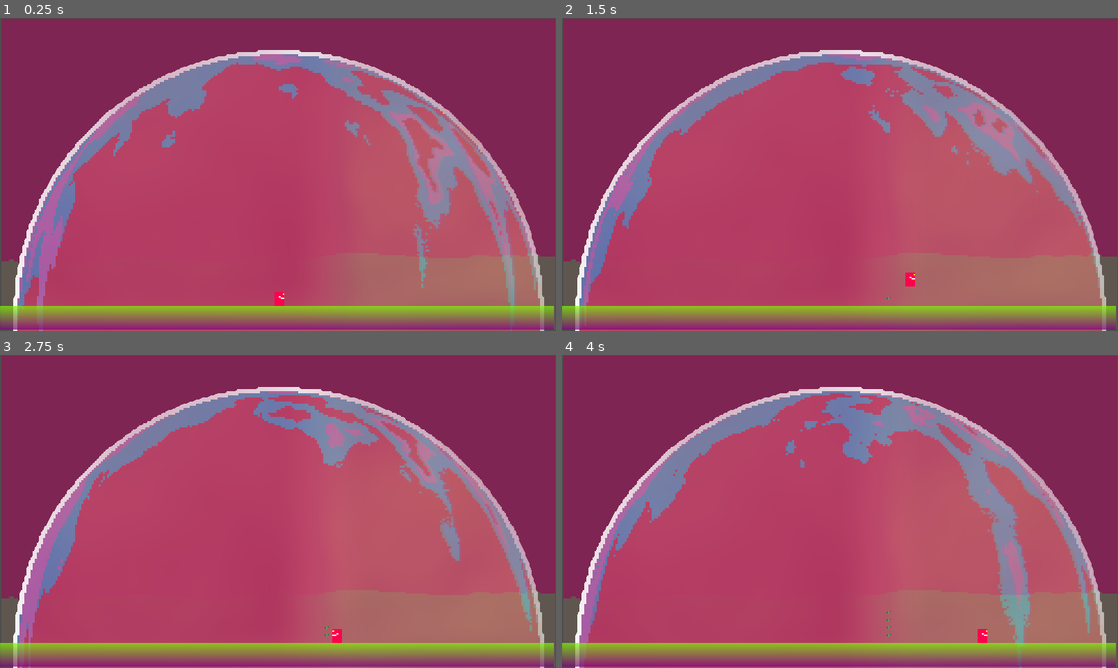
Above: before the commit, frames 1-4 (two rows, left to right).
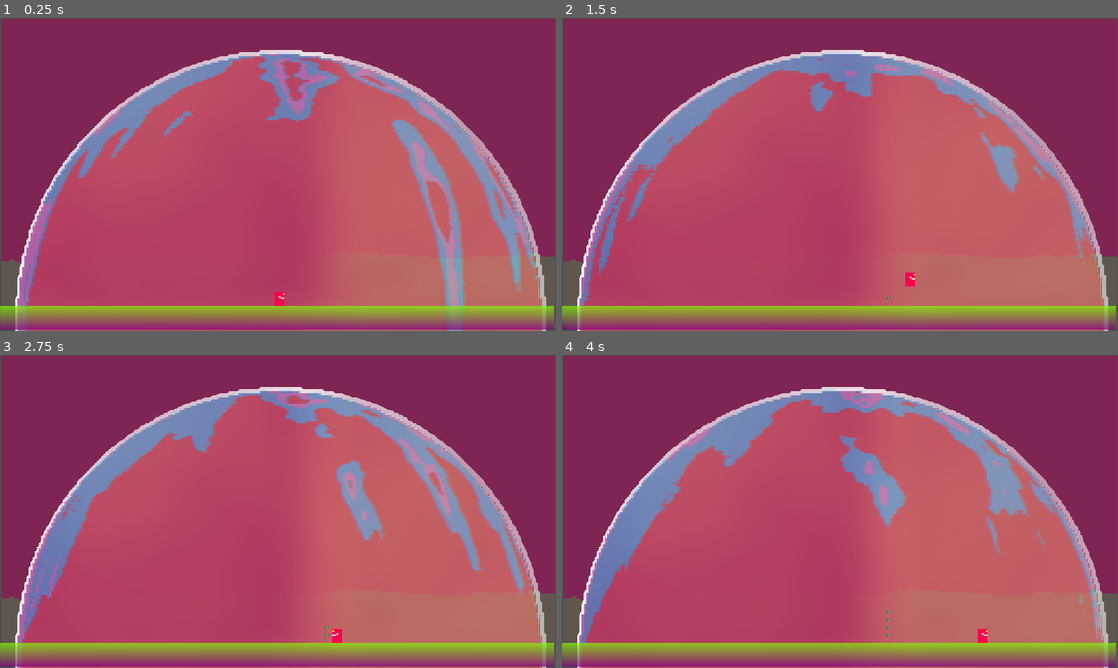
Above: after the commit, the same moments.

Repository: razzius/oxygen-farm
Game: Godot game, scene res://main.tscn
Same seed, same stepped clock (60 frames per second), same inputs: the game is played once before the commit and once after it. The engine's default icon, where the game draws it, is replaced by a stand-in: a white triangle on a blue panel in a dark square.
Inputs:
- Up to frame 1 (0.25 s): no input
- Up to frame 2 (1.5 s): hold D (right) from 0.53 s (still down); tap Space (cut) at 0.6 s; tap W (up) at 0.77 s; tap Shift (shift) at 1.35 s
- Up to frame 3 (2.75 s): tap W (up) at 1.52 s; release D (right) at 2.03 s; hold Left (left) from 2.03 s (still down); tap Space (cut) at 2.1 s
- Up to frame 4 (4 s): release Left (left) at 2.78 s; hold D (right) from 2.78 s (still down); tap Shift (shift) at 2.85 s; tap W (up) at 3.02, 3.77 s; tap Space (cut) at 3.6 s

The runs differ from the first frame. In frame 1, 13% of the frame differs, in the area x 2-99%, y 10-100%; in frame 2, 8.4%; in frame 3, 9.7%; in frame 4, 12%.

Commit message:
Bubble more iridescent

Diff:
--- a/Bubble/3d Bubble.tscn
+++ b/Bubble/3d Bubble.tscn
@@ -1,6 +1,7 @@
-[gd_scene load_steps=11 format=3 uid="uid://dkr40lnpqntlq"]
+[gd_scene load_steps=12 format=3 uid="uid://dkr40lnpqntlq"]
 
 [ext_resource type="Shader" path="res://Shaders/Water.gdshader" id="1_m1xhi"]
+[ext_resource type="Script" path="res://Bubble/random_seed.gd" id="2_qjd4r"]
 
 [sub_resource type="ProceduralSkyMaterial" id="ProceduralSkyMaterial_vxvh1"]
 sky_horizon_color = Color(0.64625, 0.65575, 0.67075, 1)
@@ -18,6 +19,7 @@
 noise_type = 3
 
 [sub_resource type="NoiseTexture2D" id="NoiseTexture2D_t2q17"]
+resource_local_to_scene = true
 width = 1024
 height = 1024
 seamless = true
@@ -27,12 +29,14 @@
 noise_type = 3
 
 [sub_resource type="NoiseTexture2D" id="NoiseTexture2D_si5n0"]
+resource_local_to_scene = true
 width = 128
 height = 128
 seamless = true
 noise = SubResource("FastNoiseLite_wyi1a")
 
 [sub_resource type="ShaderMaterial" id="ShaderMaterial_qvivj"]
+resource_local_to_scene = true
 render_priority = 0
 shader = ExtResource("1_m1xhi")
 shader_parameter/albedo = Color(0, 0, 0.768627, 1)
@@ -48,7 +52,7 @@
 shader_parameter/near = 1.0
 shader_parameter/far = 100.0
 shader_parameter/edge_color = Color(0, 0, 0, 1)
-shader_parameter/seed = 0.0
+shader_parameter/seed = 1234.0
 shader_parameter/texture_normal = SubResource("NoiseTexture2D_t2q17")
 shader_parameter/texture_normal2 = SubResource("NoiseTexture2D_si5n0")
 
@@ -62,6 +66,7 @@
 [node name="MeshInstance3D" type="MeshInstance3D" parent="."]
 material_override = SubResource("ShaderMaterial_qvivj")
 mesh = SubResource("SphereMesh_d4c7y")
+script = ExtResource("2_qjd4r")
 
 [node name="Camera3D" type="Camera3D" parent="."]
 transform = Transform3D(1, 0, 0, 0, 1, 0, 0, 0, 1, 0, 0.0420367, 1.44618)
--- a/Bubble/bubble_composite.tscn
+++ b/Bubble/bubble_composite.tscn
@@ -57,7 +57,7 @@
 shader_parameter/outline_width = 1.0
 shader_parameter/enable_wave = true
 shader_parameter/wave_speed = 0.551
-shader_parameter/wave_amplitude = 2.002
+shader_parameter/wave_amplitude = 0.0
 shader_parameter/time_scale = 0.12
 shader_parameter/random_seed = 0.19
 shader_parameter/palette = ExtResource("3_6nywn")
@@ -86,7 +86,7 @@
 shader_parameter/outline_width = 1.0
 shader_parameter/enable_wave = true
 shader_parameter/wave_speed = 0.269
-shader_parameter/wave_amplitude = 1.377
+shader_parameter/wave_amplitude = 1.095
 shader_parameter/time_scale = 0.025
 shader_parameter/random_seed = 0.822
 shader_parameter/palette = ExtResource("3_6nywn")
@@ -96,17 +96,17 @@
 
 [node name="Bubble2d3" parent="." instance=ExtResource("1_fe6yk")]
 material = SubResource("ShaderMaterial_66t0h")
-offset_right = 1426.0
-offset_bottom = 971.0
+offset_left = 1.0
+offset_right = 513.0
+offset_bottom = 512.0
 
 [node name="Bubble2d2" parent="." instance=ExtResource("1_fe6yk")]
 texture_filter = 2
 material = SubResource("ShaderMaterial_f2dlv")
-offset_left = 1.0
-offset_right = 1427.0
-offset_bottom = 971.0
+offset_right = 512.0
+offset_bottom = 512.0
 
 [node name="Bubble2d" parent="." instance=ExtResource("1_fe6yk")]
 material = SubResource("ShaderMaterial_5u46h")
-offset_right = 1426.0
-offset_bottom = 971.0
+offset_right = 512.0
+offset_bottom = 512.0
